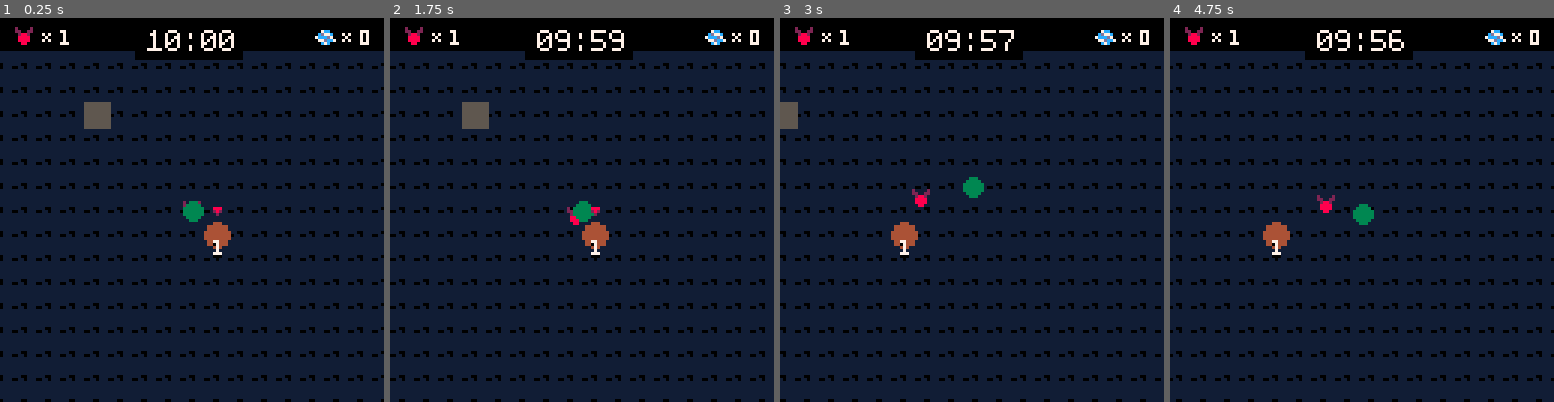
Above: before the commit, frames 1-4 (left to right).
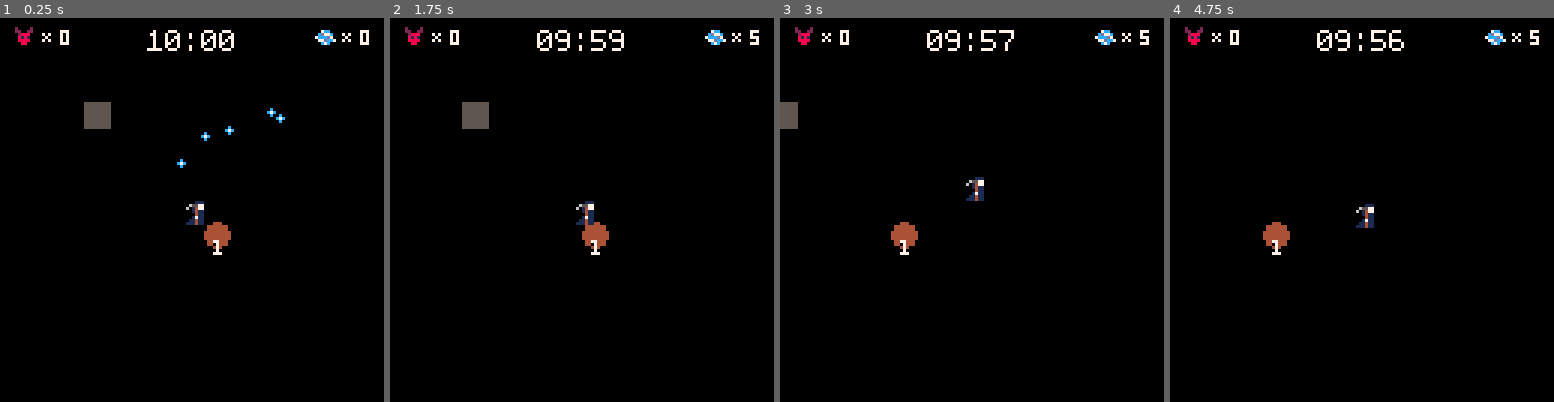
Above: after the commit, the same moments.

Repository: kevinthompson/moonbreak-p8
Game: PICO-8 cartridge game.p8
The game is run twice, just before and just after one commit, with the same random seed, the same clock (stepped at 60 frames per second) and the same inputs.
Inputs:
- Up to frame 1 (0.25 s): no input
- Up to frame 2 (1.75 s): tap X (X key) at 0.33, 1.07 s; tap O (Z key) at 0.7, 1.7 s; hold Right from 1.6 s (still down)
- Up to frame 3 (3 s): tap X (X key) at 1.85, 2.97 s; release Right at 2.1 s; tap O (Z key) at 2.1, 2.5, 2.9 s; hold Up 2.15-2.42 s; hold Right from 2.47 s (still down)
- Up to frame 4 (4.75 s): release Right at 3.03 s; hold Left 3.08-3.58 s; tap O (Z key) every 0.4 s from 3.3 to 4.5 s; hold Down 3.63-3.97 s; hold Right 4.02-4.68 s; tap X (X key) at 4.08 s; hold Up from 4.73 s (still down)

The runs differ from the first frame. In frame 1, 83% of the frame differs, in the area x 0-100%, y 3-100%; in frame 2, 83%; in frame 3, 83%; in frame 4, 83%.

Commit message:
feat: update placeholder art

Diff:
--- a/altar.lua
+++ b/altar.lua
@@ -7,7 +7,7 @@
   update = function(_ENV)
     if energy >= 5 then
       create_minion()
-      energy = energy - 5
+      energy -= 5
     end
   end,
 
@@ -22,6 +22,6 @@
 
   add_energy = function(_ENV, amt)
     energy += amt
-    sfx(sounds[flr((energy/5)*5)])
+    sfx(sounds[ceil((energy/5)*5)])
   end
 })
--- a/energy.lua
+++ b/energy.lua
@@ -22,6 +22,6 @@
   end,
 
   draw = function(_ENV)
-    spr(5,x,y)
+    sspr(29,0,3,3,x,y)
   end
 })
--- a/game.lua
+++ b/game.lua
@@ -7,9 +7,12 @@
   objectives = {}
   altars = {}
 
-  create_minion()
   create_objective()
   create_altar()
+
+  for i=1,5 do
+    create_energy(player.x,player.y,rnd())
+  end
 end
 
 function game_update()
@@ -92,3 +95,11 @@
   add(altars,a)
   add(entities,a)
 end
+
+function create_energy(x,y,a)
+  add(entities, energy:new({
+    x=x,
+    y=y,
+    a=a
+  }))
+end
--- a/game.p8
+++ b/game.p8
@@ -97,156 +97,3 @@
 
 
 
-…(55 lines of a section not shown)…
-__map__
-0101010101010101010101010101010101010101010101010101010101010101010101010101010101010101010101010101010101010101010101010101010101010101010101010101010101010101010101010101010101010101010101010101010101010101010101010101010101010101010101010101010101010101
-0101010101010101010101010101010101010101010101010101010101010101010101010101010101010101010101010101010101010101010101010101010101010101010101010101010101010101010101010101010101010101010101010101010101010101010101010101010101010101010101010101010101010101
-0101010101010101010101010101010101010101010101010101010101010101010101010101010101010101010101010101010101010101010101010101010101010101010101010101010101010101010101010101010101010101010101010101010101010101010101010101010101010101010101010101010101010101
-0101010101010101010101010101010101010101010101010101010101010101010101010101010101010101010101010101010101010101010101010101010101010101010101010101010101010101010101010101010101010101010101010101010101010101010101010101010101010101010101010101010101010101
-0101010101010101010101010101010101010101010101010101010101010101010101010101010101010101010101010101010101010101010101010101010101010101010101010101010101010101010101010101010101010101010101010101010101010101010101010101010101010101010101010101010101010101
-0101010101010101010101010101010101010101010101010101010101010101010101010101010101010101010101010101010101010101010101010101010101010101010101010101010101010101010101010101010101010101010101010101010101010101010101010101010101010101010101010101010101010101
-0101010101010101010101010101010101010101010101010101010101010101010101010101010101010101010101010101010101010101010101010101010101010101010101010101010101010101010101010101010101010101010101010101010101010101010101010101010101010101010101010101010101010101
-0101010101010101010101010101010101010101010101010101010101010101010101010101010101010101010101010101010101010101010101010101010101010101010101010101010101010101010101010101010101010101010101010101010101010101010101010101010101010101010101010101010101010101
-0101010101010101010101010101010101010101010101010101010101010101010101010101010101010101010101010101010101010101010101010101010101010101010101010101010101010101010101010101010101010101010101010101010101010101010101010101010101010101010101010101010101010101
-0101010101010101010101010101010101010101010101010101010101010101010101010101010101010101010101010101010101010101010101010101010101010101010101010101010101010101010101010101010101010101010101010101010101010101010101010101010101010101010101010101010101010101
-0101010101010101010101010101010101010101010101010101010101010101010101010101010101010101010101010101010101010101010101010101010101010101010101010101010101010101010101010101010101010101010101010101010101010101010101010101010101010101010101010101010101010101
-0101010101010101010101010101010101010101010101010101010101010101010101010101010101010101010101010101010101010101010101010101010101010101010101010101010101010101010101010101010101010101010101010101010101010101010101010101010101010101010101010101010101010101
-0101010101010101010101010101010101010101010101010101010101010101010101010101010101010101010101010101010101010101010101010101010101010101010101010101010101010101010101010101010101010101010101010101010101010101010101010101010101010101010101010101010101010101
-0101010101010101010101010101010101010101010101010101010101010101010101010101010101010101010101010101010101010101010101010101010101010101010101010101010101010101010101010101010101010101010101010101010101010101010101010101010101010101010101010101010101010101
-0101010101010101010101010101010101010101010101010101010101010101010101010101010101010101010101010101010101010101010101010101010101010101010101010101010101010101010101010101010101010101010101010101010101010101010101010101010101010101010101010101010101010101
-0101010101010101010101010101010101010101010101010101010101010101010101010101010101010101010101010101010101010101010101010101010101010101010101010101010101010101010101010101010101010101010101010101010101010101010101010101010101010101010101010101010101010101
-0101010101010101010101010101010101010101010101010101010101010101010101010101010101010101010101010101010101010101010101010101010101010101010101010101010101010101010101010101010101010101010101010101010101010101010101010101010101010101010101010101010101010101
-0101010101010101010101010101010101010101010101010101010101010101010101010101010101010101010101010101010101010101010101010101010101010101010101010101010101010101010101010101010101010101010101010101010101010101010101010101010101010101010101010101010101010101
-0101010101010101010101010101010101010101010101010101010101010101010101010101010101010101010101010101010101010101010101010101010101010101010101010101010101010101010101010101010101010101010101010101010101010101010101010101010101010101010101010101010101010101
-0101010101010101010101010101010101010101010101010101010101010101010101010101010101010101010101010101010101010101010101010101010101010101010101010101010101010101010101010101010101010101010101010101010101010101010101010101010101010101010101010101010101010101
-0101010101010101010101010101010101010101010101010101010101010101010101010101010101010101010101010101010101010101010101010101010101010101010101010101010101010101010101010101010101010101010101010101010101010101010101010101010101010101010101010101010101010101
-0101010101010101010101010101010101010101010101010101010101010101010101010101010101010101010101010101010101010101010101010101010101010101010101010101010101010101010101010101010101010101010101010101010101010101010101010101010101010101010101010101010101010101
-0101010101010101010101010101010101010101010101010101010101010101010101010101010101010101010101010101010101010101010101010101010101010101010101010101010101010101010101010101010101010101010101010101010101010101010101010101010101010101010101010101010101010101
-0101010101010101010101010101010101010101010101010101010101010101010101010101010101010101010101010101010101010101010101010101010101010101010101010101010101010101010101010101010101010101010101010101010101010101010101010101010101010101010101010101010101010101
-0101010101010101010101010101010101010101010101010101010101010101010101010101010101010101010101010101010101010101010101010101010101010101010101010101010101010101010101010101010101010101010101010101010101010101010101010101010101010101010101010101010101010101
-0101010101010101010101010101010101010101010101010101010101010101010101010101010101010101010101010101010101010101010101010101010101010101010101010101010101010101010101010101010101010101010101010101010101010101010101010101010101010101010101010101010101010101
-0101010101010101010101010101010101010101010101010101010101010101010101010101010101010101010101010101010101010101010101010101010101010101010101010101010101010101010101010101010101010101010101010101010101010101010101010101010101010101010101010101010101010101
-0101010101010101010101010101010101010101010101010101010101010101010101010101010101010101010101010101010101010101010101010101010101010101010101010101010101010101010101010101010101010101010101010101010101010101010101010101010101010101010101010101010101010101
-0101010101010101010101010101010101010101010101010101010101010101010101010101010101010101010101010101010101010101010101010101010101010101010101010101010101010101010101010101010101010101010101010101010101010101010101010101010101010101010101010101010101010101
-0101010101010101010101010101010101010101010101010101010101010101010101010101010101010101010101010101010101010101010101010101010101010101010101010101010101010101010101010101010101010101010101010101010101010101010101010101010101010101010101010101010101010101
-0101010101010101010101010101010101010101010101010101010101010101010101010101010101010101010101010101010101010101010101010101010101010101010101010101010101010101010101010101010101010101010101010101010101010101010101010101010101010101010101010101010101010101
-0101010101010101010101010101010101010101010101010101010101010101010101010101010101010101010101010101010101010101010101010101010101010101010101010101010101010101010101010101010101010101010101010101010101010101010101010101010101010101010101010101010101010101
-…(65 lines of a section not shown)…
--- a/main.lua
+++ b/main.lua
@@ -1,7 +1,3 @@
--- enable secondary palette
-poke(0x5f2e,1)
-pal(1,129,1)
-
 -- enable custom font
 poke(0x5600,unpack(split"6,6,9,0,0,0,0,0,0,0,0,0,0,0,0,0,0,0,0,0,0,0,0,0,0,0,0,0,0,0,0,0,0,0,0,0,0,0,0,0,0,0,0,0,0,0,0, …(2892 unchanged characters)…
 
--- a/minion.lua
+++ b/minion.lua
@@ -1,10 +1,10 @@
 minion = entity:new({
-  r = 3,
+  r = 2,
   speed = .25,
   mode = "follow",
   target = player,
   attack_timer = 0,
-  attack_speed = 120,
+  attack_speed = 60,
 
   update = function(_ENV)
     if dist(_ENV,target) > 32 then
@@ -22,13 +22,12 @@
   end,
 
   draw = function(_ENV)
-    spr(2,x-4,y-4)
+    spr(5,x-2,y-2)
   end,
 
   attack = function(_ENV)
     if attack_timer <= 0 then
-      sfx(0)
-      target.health -= 1
+      target:hit()
       attack_timer = attack_speed
     else
       attack_timer -= 1
--- a/objective.lua
+++ b/objective.lua
@@ -6,17 +6,27 @@
   name = "target",
   type = "objective",
 
-  health = 1,
+  health = 5,
   energy_count = 5,
   minions_required = 1,
+  flash_timer = 0,
 
   update = function(_ENV)
     _ENV:destroy()
+    flash_timer = max(0,flash_timer - 1)
   end,
 
   draw = function(_ENV)
+    if (flash_timer > 0) pal({7,7,7,7,7,7,7,7,7,7,7,7,7,7,7,7})
     circfill(x,y,r,4)
+    if (flash_timer > 0) pal()
     prints(minions_required,x-1,y+2,7)
+  end,
+
+  hit = function(_ENV)
+    sfx(0)
+    health -= 1
+    flash_timer = 5
   end,
 
   destroy = function(_ENV)
@@ -25,11 +35,7 @@
       del(entities,_ENV)
 
       for i=1,energy_count do
-        add(entities, energy:new({
-          x=x,
-          y=y,
-          a=rnd()
-        }))
+        create_energy(x,y,rnd())
       end
     end
   end
--- a/player.lua
+++ b/player.lua
@@ -2,13 +2,16 @@
   x=64,
   y=64,
   speed=.5,
-  r=5,
+  r=4,
   ar = 16, -- attack radius
   target = nil,
   minions = {},
   energy = 0,
 
   update=function(_ENV)
+    local nx = x
+    local ny = y
+
     -- find target
     target = nil
 
@@ -62,23 +65,27 @@
         end
       elseif target.type == "altar" and energy > 0 then
         energy -= 1
-        altar:add_energy(1)
+        target:add_energy(1)
       end
     end
 
     -- normalize movement speed
     if dx!=0 or dy != 0 then
       local angle = atan2(dx,dy)
-      x+=cos(angle) * speed
-      y+=sin(angle) * speed
+      nx+=cos(angle) * speed
+      ny+=sin(angle) * speed
     end
+
+    x = nx
+    y = ny
   end,
 
   draw=function(_ENV)
-    circfill(x,y,3,3)
+    spr(1,x-3,y-3)
 
+    -- draw target indicator
     if target then
-      spr(3,target.x-3,target.y - target.r - 7)
+      sspr(24,0,3,3,target.x - 1,target.y - target.r - 4)
     end
   end
 })
Not shown, changed: 128 lines of the sprite sheet (__gfx__) section of game.p8
Not shown, changed: the sound effects (__sfx__) section of game.p8
Not shown, changed: TODO.md
